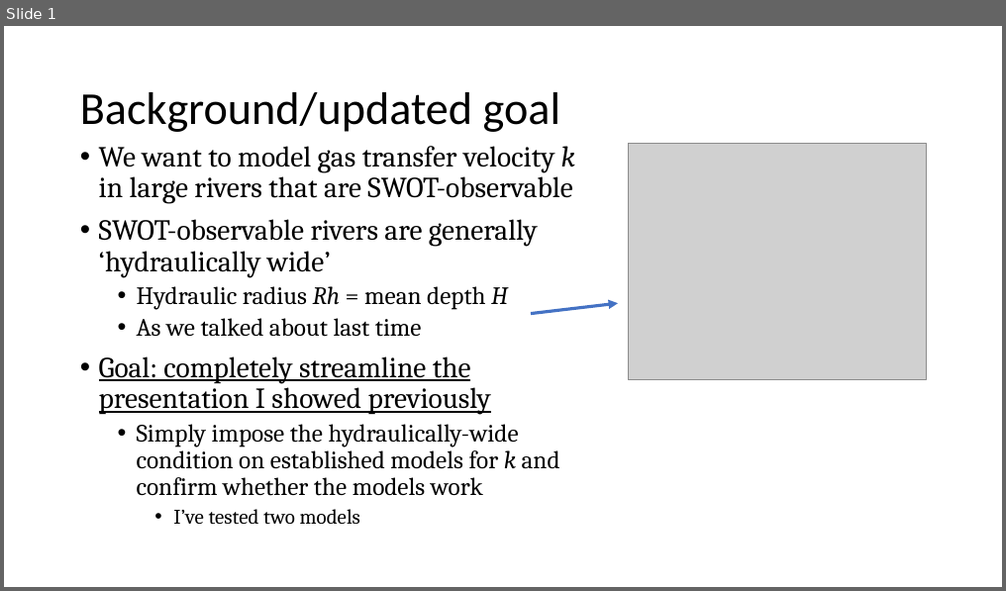
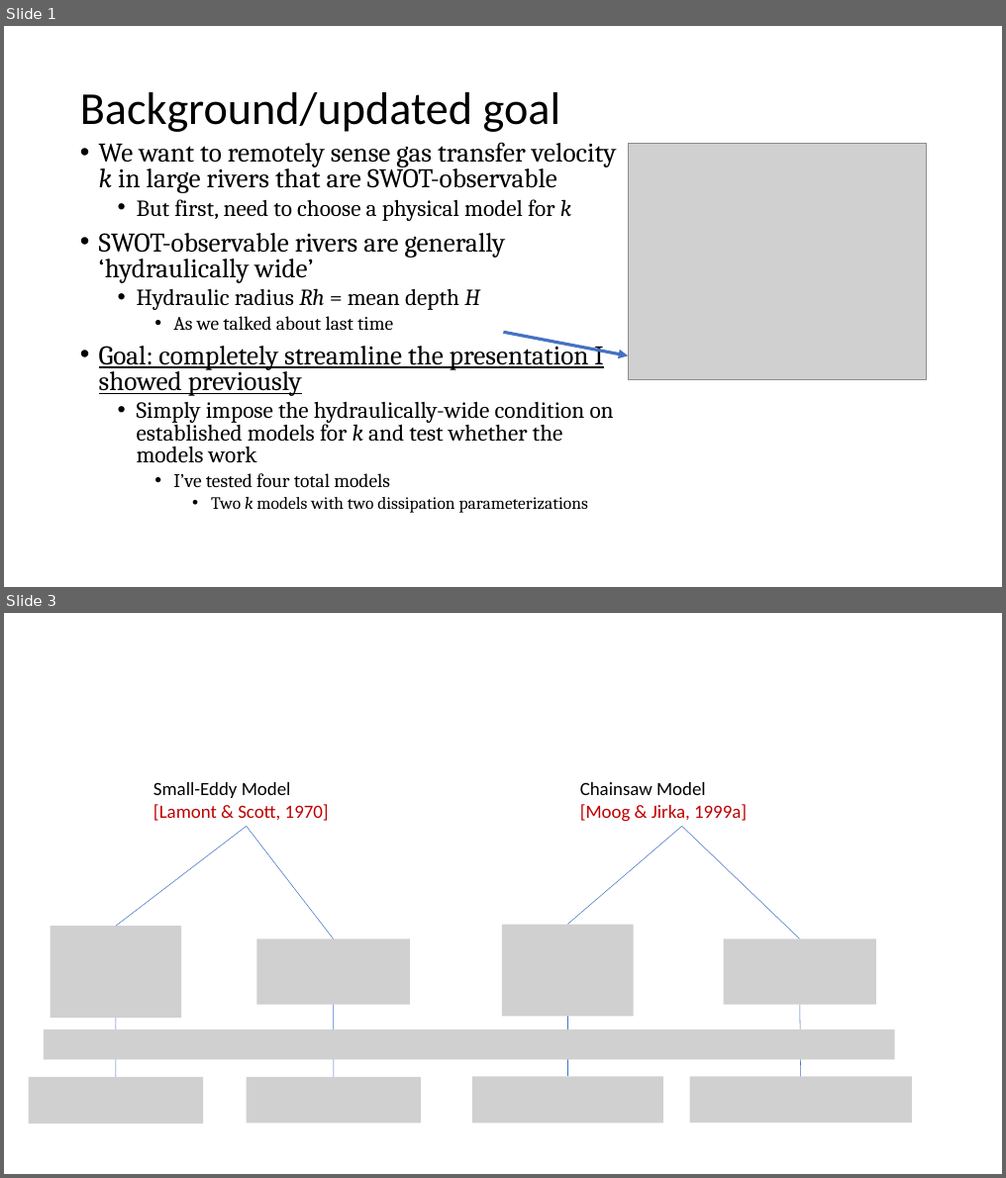
Before and after one commit to craigbrinkerhoff/RSK600, a slide deck: docs/Zappa_notes_2.pptx. Shown one above the other, each under a label of ours: slide 1 before the commit, slides 1 and 3 after it; the slides between them are not shown. The pictures are 1006x591 and 1006x1178 pixels, drawn with LibreOffice and Linux fonts; fonts in the diff are those of the drawing; grey boxes stand for pictures. Boxes give left, top, right and bottom in pixels: in the first picture for what was removed or moved away, otherwise in the second. Text is boxed around its words. In the diff, an @@ line names an element or a change of style, - is before the commit and + after.

```diff
--- a/docs/Zappa_notes_2.pptx
+++ b/docs/Zappa_notes_2.pptx
@@ slide 3 added at [4, 613, 1002, 1174], background #FFFFFF @@
@@ text added at [153, 782, 329, 821], 18 pt, text #C00000 @@
+Small-Eddy Model
+[Lamont & Scott, 1970]
@@ text added at [580, 782, 746, 822], 18 pt, text #C00000 @@
+Chainsaw Model
+[Moog & Jirka, 1999a]
@@ line added from (247, 827) to (116, 926), #4472C4 0.5 pt @@
@@ line added from (247, 827) to (334, 940), #4472C4 0.5 pt @@
@@ line added from (682, 827) to (567, 925), #4472C4 0.5 pt @@
@@ line added from (682, 827) to (800, 940), #4472C4 0.5 pt @@
@@ picture added at [51, 926, 181, 1018] @@
@@ picture added at [502, 925, 633, 1017] @@
@@ picture added at [257, 940, 410, 1005] @@
@@ picture added at [724, 940, 876, 1005] @@
@@ line added from (116, 1077) to (116, 1018), #4472C4 0.5 pt @@
@@ line added from (334, 1077) to (334, 1004), #4472C4 0.5 pt @@
@@ line added from (567, 1077) to (567, 1017), #4472C4 0.5 pt @@
@@ line added from (801, 1077) to (800, 1004), #4472C4 0.5 pt @@
@@ picture added at [44, 1030, 895, 1059] @@
@@ picture added at [29, 1077, 204, 1124] @@
@@ picture added at [247, 1077, 421, 1124] @@
@@ picture added at [472, 1077, 662, 1124] @@
@@ picture added at [690, 1077, 912, 1124] @@
@@ slide 1 changed as well @@
@@ text at [99, 142, 617, 221]: text changed; size 28 to 25.9 pt @@
-• We want to model gas transfer velocity k in large rivers that are SWOT-observable
+• We want to remotely sense gas transfer velocity k in large rivers that are SWOT-observable
+  • But first, need to choose a physical model for k
@@ text at [99, 233, 603, 396]: size 28 to 25.9 pt in "SWOT-observable rivers are generally ‘hydraulically wide’", "Goal: completely streamline the presentation I showed ..."; size 24 to 22.2 pt in "Hydraulic radius Rh = mean depth H"; size 24 to 18.5 pt in "As we talked about last time"; line spacing 0.9 to 0.8; list level 2 to 3 in "As we talked about last ..." @@
@@ arrow moved from (531, 313) - (618, 304) to (503, 332) - (629, 356) @@
@@ text at [137, 402, 614, 513]: text changed; size 24 to 22.2 pt @@
-  • Simply impose the hydraulically-wide condition on established models for k and confirm whether the models work
-    • I’ve tested two models
+  • Simply impose the hydraulically-wide condition on established models for k and test whether the models work
+    • I’ve tested four total models
+      • Two k models with two dissipation parameterizations
```
Also in this commit, not shown: 2 other slides changed, 2 slides removed, 32 other files.
